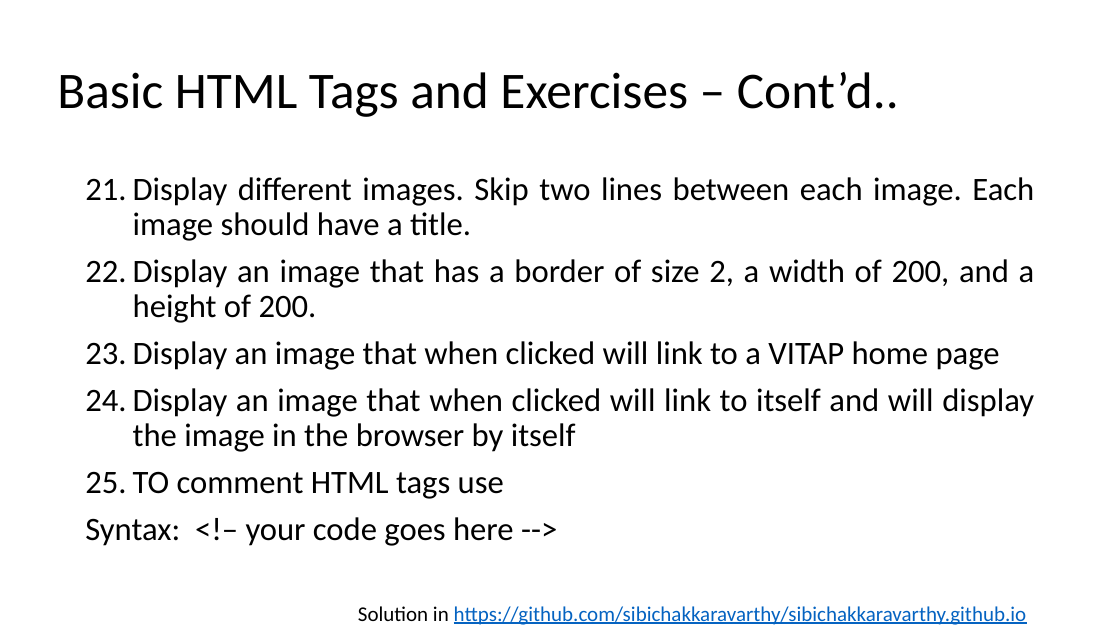
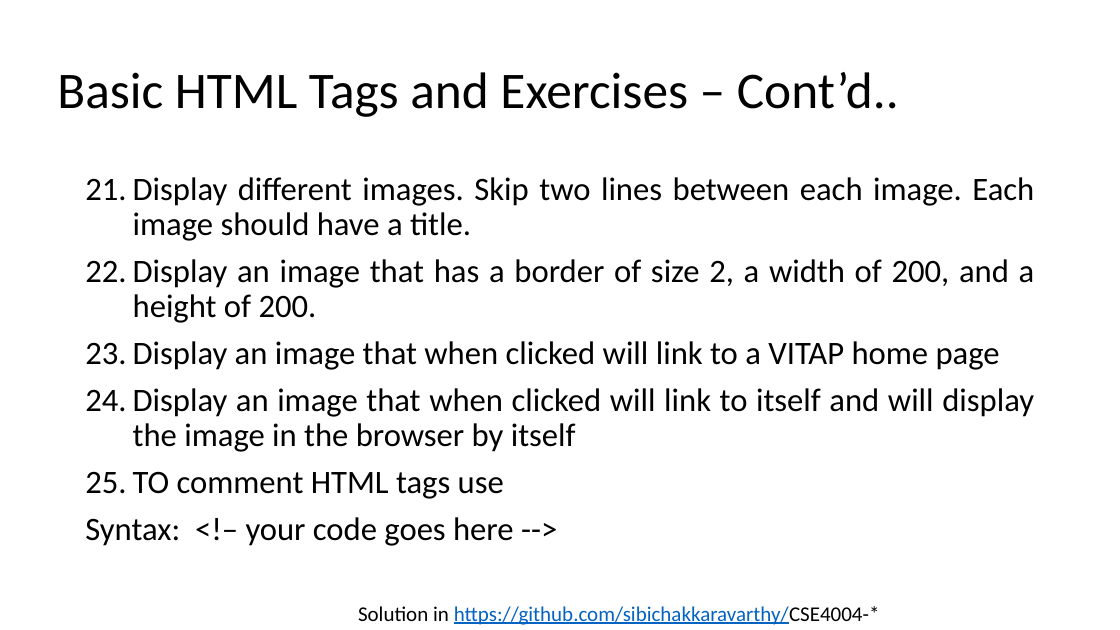
Before and after one commit to sibichakkaravarthy/CSE4004--WebTechnologies, a slide deck: slide 12 of WT_LAB.pptx. Drawn at 1120x630 pixels with LibreOffice and Linux fonts; fonts in the diff are those of the drawing. Boxes give left, top, right and bottom in pixels: in the first picture for what was removed or moved away, otherwise in the second. Text is boxed around its words. In the diff, an @@ line names an element or a change of style, - is before the commit and + after.

```diff
--- a/WT_LAB.pptx
+++ b/WT_LAB.pptx
@@ text at (x1=358, y1=606, x2=880, y2=625): text changed @@
-Solution in https://github.com/sibichakkaravarthy/sibichakkaravarthy.github.io
+Solution in https://github.com/sibichakkaravarthy/CSE4004-*
```
Also in this commit, not shown: 1 other slide changed, 8 slides added.
